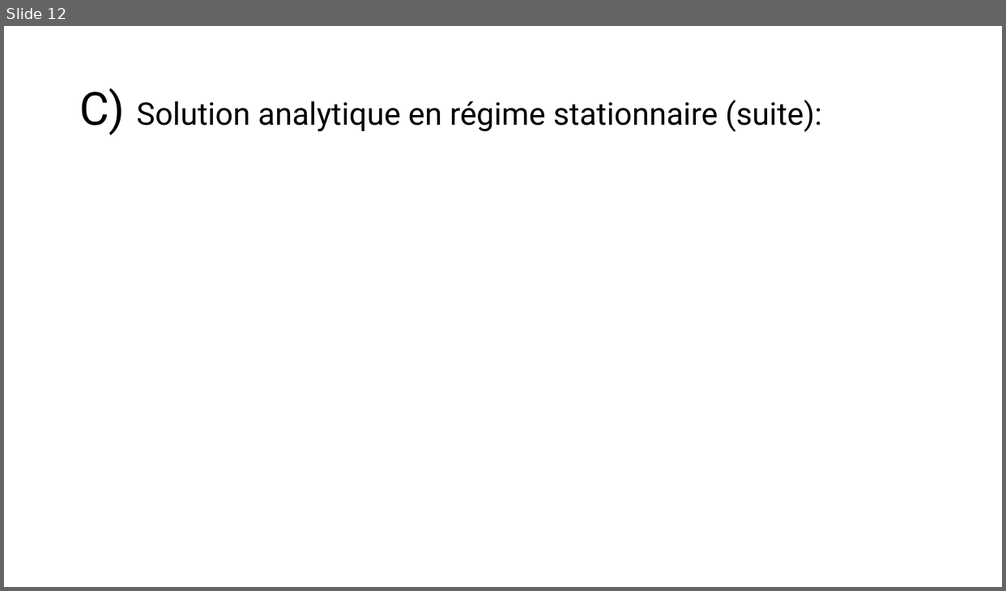
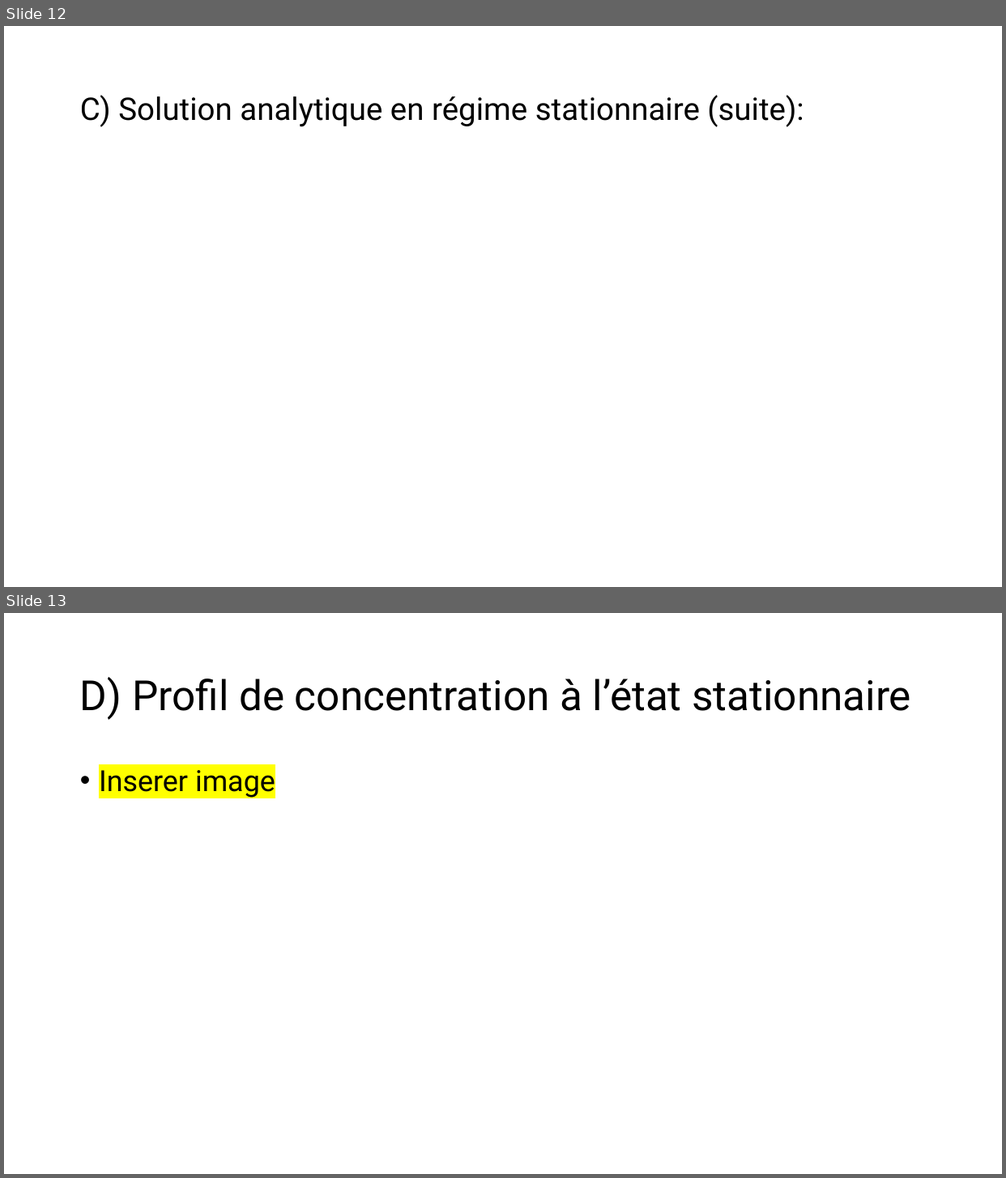
Before and after one commit to mehdibendaya/MEC8211-DEV1, a slide deck: Devoir_1.pptx. Shown one above the other, each under a label of ours: slide 12 before the commit, slides 12 and 13 after it. The pictures are 1006x591 and 1006x1178 pixels, drawn with LibreOffice and Linux fonts; fonts in the diff are those of the drawing; grey boxes stand for pictures. Boxes give left, top, right and bottom in pixels: in the first picture for what was removed or moved away, otherwise in the second. Text is boxed around its words. In the diff, an @@ line names an element or a change of style, - is before the commit and + after.

```diff
--- a/Devoir_1.pptx
+++ b/Devoir_1.pptx
@@ slide 13 added at bbox=[4, 613, 1002, 1174], background #FFFFFF @@
@@ title added at bbox=[80, 677, 911, 720], 40 pt, text #000000 @@
+D) Profil de concentration à l’état stationnaire
@@ text added at bbox=[99, 770, 275, 798], 28 pt, text #000000 @@
+• Inserer image
@@ slide 12 changed as well @@
@@ title "C) Solution analytique en régime ..." at bbox=[80, 95, 803, 127]: size 44 to 30 pt in "C)" @@
```
Also in this commit, not shown: 11 other slides changed, 5 other slides added.
